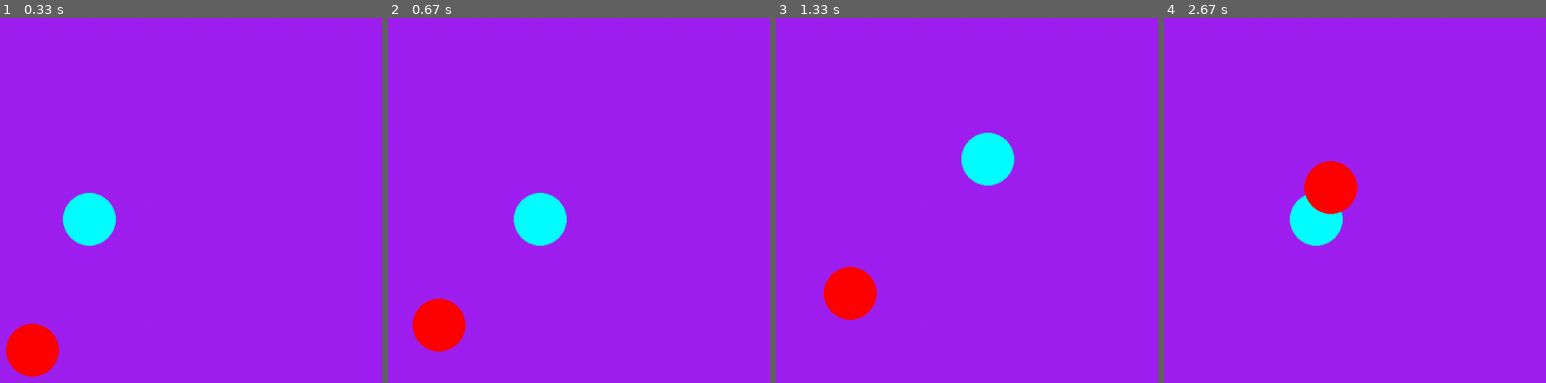
Above: before the commit, frames 1-4 (left to right).
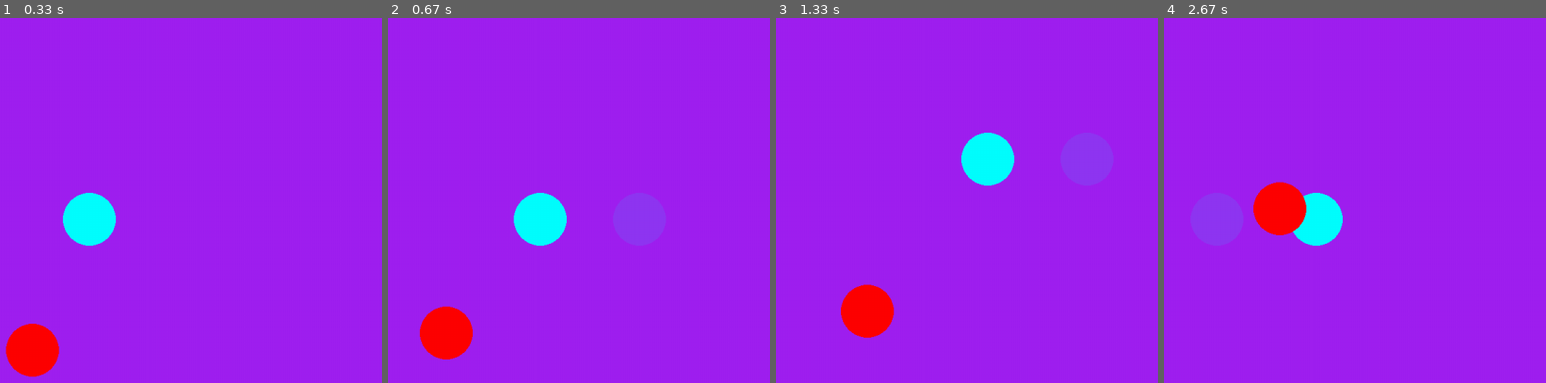
Above: after the commit, the same moments.

Repository: nielmclaren/PygameOne
Game: pygame game, started from start.py
Same seed, same stepped clock (60 frames per second), same inputs: the game is played once before the commit and once after it.
Inputs:
- Up to frame 1 (0.33 s): no input
- Up to frame 2 (0.67 s): hold D from 0.33 s (still down)
- Up to frame 3 (1.33 s): release D at 0.8 s; hold W 0.83-1.13 s; hold D from 1.17 s (still down)
- Up to frame 4 (2.67 s): release D at 1.63 s; hold A 1.67-2.2 s; hold S 2.23-2.53 s; hold A from 2.57 s (still down)

Frame 1 is identical in both runs. In frame 2, 0.9% of the frame differs, in the area x 6-23%, y 76-94%; in frame 3, 1.9%; in frame 4, 3.2%, in the area x 23-51%, y 39-60%.

Commit message:
Move mobs toward a predicted player position.

Diff:
--- a/mob.py
+++ b/mob.py
@@ -7,30 +7,30 @@
         self.state = MobState.RESTING
         self.state_change_time = pygame.time.get_ticks()
 
-    def step(self, player_pos, dt):
+    def step(self, world, dt):
         match self.state:
             case MobState.RESTING:
-                return self.__step_resting(player_pos, dt)
+                return self.__step_resting(world, dt)
             case MobState.MOVING:
-                return self.__step_moving(player_pos, dt)
+                return self.__step_moving(world, dt)
 
-    def __step_resting(self, player_pos, dt):
+    def __step_resting(self, world, dt):
         if (pygame.time.get_ticks() - self.state_change_time > 500):
-            self.__change_state_moving(player_pos, dt)
+            self.__change_state_moving(world, dt)
 
-    def __step_moving(self, player_pos, dt):
+    def __step_moving(self, world, dt):
         if (pygame.time.get_ticks() - self.state_change_time > 250):
-            self.__change_state_resting(player_pos, dt)
+            self.__change_state_resting(world, dt)
 
         direction = (self.target_pos - self.pos).normalize()
         self.pos += direction * 400 * dt
 
-    def __change_state_moving(self, player_pos, dt):
+    def __change_state_moving(self, world, dt):
         self.state = MobState.MOVING
         self.state_change_time = pygame.time.get_ticks()
 
-        self.target_pos = player_pos.copy()
+        self.target_pos = world.estimate_player_pos(500).copy()
 
-    def __change_state_resting(self, player_pos, dt):
+    def __change_state_resting(self, world, dt):
         self.state = MobState.RESTING
         self.state_change_time = pygame.time.get_ticks()
--- a/start.py
+++ b/start.py
@@ -11,6 +11,10 @@
 
 world = World((screen.get_width(), screen.get_height()))
 
+background_color = pygame.Color("purple")
+player_color = pygame.Color("cyan")
+prediction_color = player_color.lerp(background_color, 0.9)
+
 while running:
   for event in pygame.event.get():
     if event.type == pygame.QUIT:
@@ -18,11 +22,6 @@
     elif event.type == pygame.KEYDOWN:
       if event.key == pygame.K_ESCAPE:
         running = False
-
-  screen.fill("purple")
-
-  pygame.draw.circle(screen, "cyan", world.player_pos, 40)
-  pygame.draw.circle(screen, "red", world.mob.pos, 40)
 
   keys = pygame.key.get_pressed()
   direction = pygame.Vector2()
@@ -36,6 +35,12 @@
     direction.x += 1
   world.set_controller(direction.normalize() if direction.magnitude() else direction)
 
+  screen.fill(background_color)
+
+  pygame.draw.circle(screen, prediction_color, world.estimate_player_pos(500), 40)
+  pygame.draw.circle(screen, player_color, world.player_pos, 40)
+  pygame.draw.circle(screen, "red", world.mob.pos, 40)
+
   world.step(dt)
 
   pygame.display.flip()
--- a/world.py
+++ b/world.py
@@ -6,13 +6,17 @@
     def __init__(self, size):
         (w, h) = size
         self.player_pos = pygame.Vector2(w / 2, h / 2)
+        self.player_speed = 300
         self.mob = Mob(pygame.Vector2(random.random() * w, random.random() * h))
         self.controller_direction = pygame.Vector2()
 
     def set_controller(self, direction):
         self.controller_direction = direction
 
+    def estimate_player_pos(self, delay):
+        return self.player_pos + self.controller_direction * self.player_speed * delay / 1000
+
     def step(self, dt):
-        self.player_pos += self.controller_direction * 300 * dt
+        self.player_pos += self.controller_direction * self.player_speed * dt
 
-        self.mob.step(self.player_pos, dt)
+        self.mob.step(self, dt)
